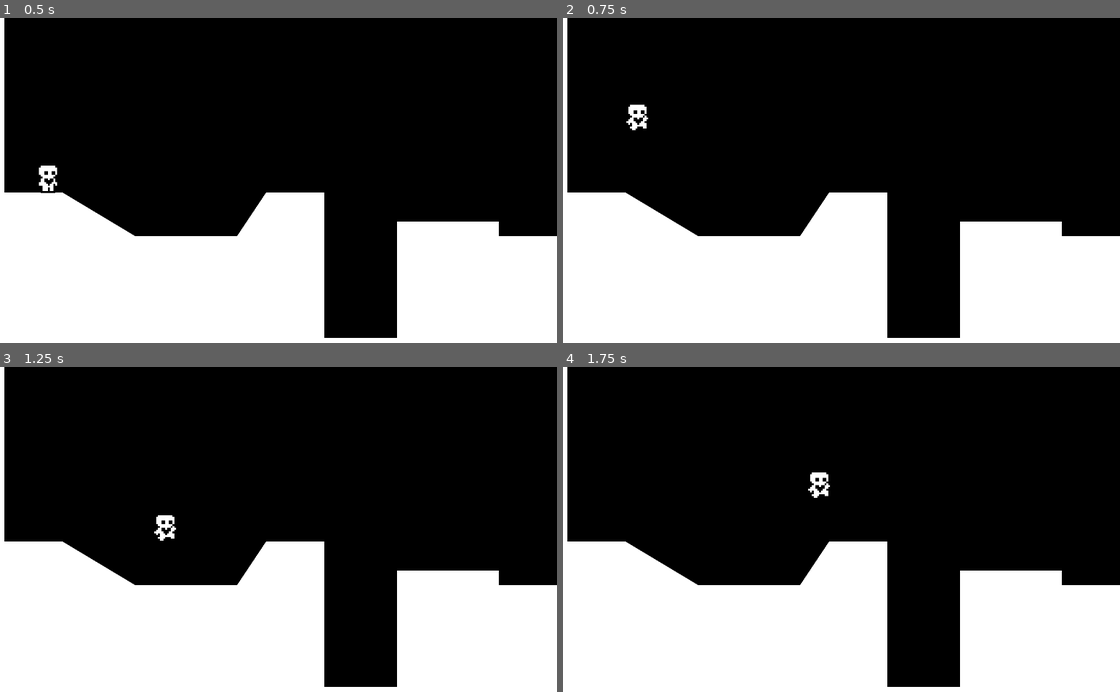
Above: before the commit, frames 1-4 (two rows, left to right).
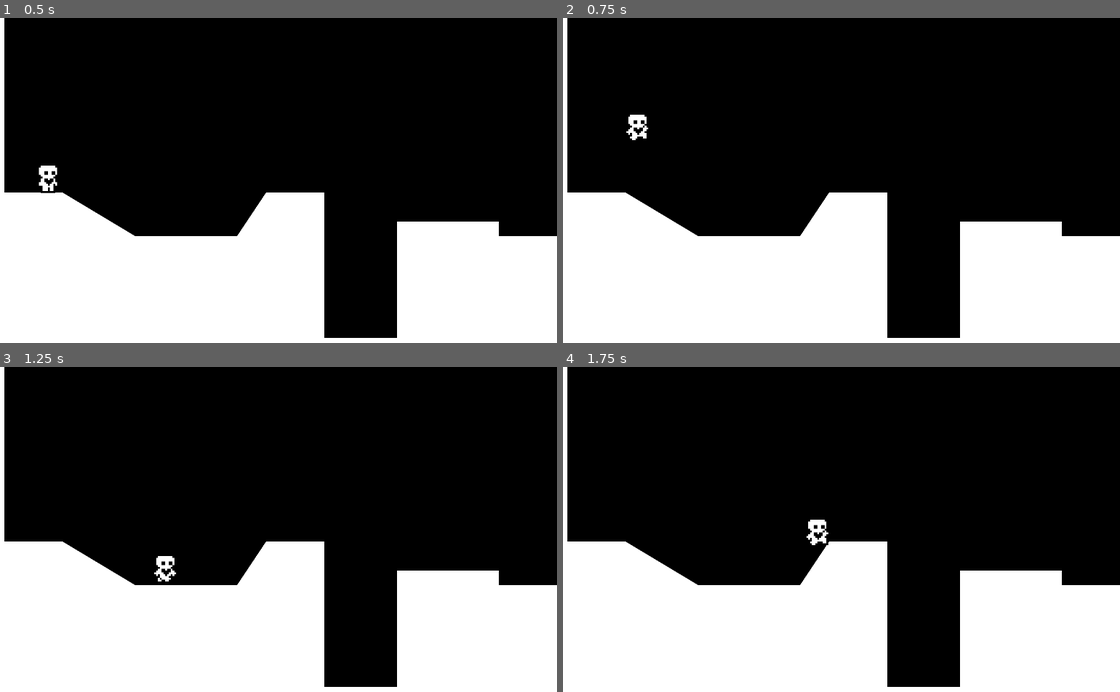
Above: after the commit, the same moments.

Repository: GreyCDevs/platformer-godot-practice
Game: Godot game, scene res://Scenes/world/world.tscn
Same seed, same stepped clock (60 frames per second), same inputs: the game is played once before the commit and once after it.
Inputs:
- Up to frame 1 (0.5 s): no input
- Up to frame 2 (0.75 s): tap Enter at 0.5 s; hold Right (ui_right) from 0.53 s (still down); tap Up (ui_up) at 0.6 s
- Up to frame 3 (1.25 s): keep holding Right (ui_right); tap Up (ui_up) at 0.77, 1.07 s
- Up to frame 4 (1.75 s): keep holding Right (ui_right); tap Up (ui_up) at 1.35, 1.52 s

Frame 1 is identical in both runs. In frame 2, 0.2% of the frame differs, in the area x 11-16%, y 26-38%; in frame 3, 0.4%; in frame 4, 0.4%, in the area x 43-49%, y 32-55%.

Commit message:
Add player movement resource

Diff:
--- /dev/null
+++ b/Resources/PlayerMovementData.gd
@@ -0,0 +1,8 @@
+class_name PlayerMovementData
+
+extends Resource
+
+@export var speed = 100.0
+@export var acceleration = 800.0
+@export var friction = 1000.0
+@export var jump_velocity = -300.0
--- /dev/null
+++ b/Scenes/player/DefaultMovementData.tres
@@ -0,0 +1,11 @@
+[gd_resource type="Resource" script_class="PlayerMovementData" load_steps=2 format=3 uid="uid://7l8un81kpk71"]
+
+[ext_resource type="Script" uid="uid://diuk0cw43lf3v" path="res://Resources/PlayerMovementData.gd" id="1_1gch4"]
+
+[resource]
+script = ExtResource("1_1gch4")
+speed = 100.0
+acceleration = 800.0
+friction = 1000.0
+jump_velocity = -300.0
+metadata/_custom_type_script = "uid://diuk0cw43lf3v"
--- a/Scenes/player/player.gd
+++ b/Scenes/player/player.gd
@@ -1,10 +1,6 @@
 extends CharacterBody2D
 
-
-const SPEED = 100.0
-const ACCELERATION = 800.0
-const FRICTION = 1000.0
-const JUMP_VELOCITY = -300.0
+@export var movement_data: PlayerMovementData
 
 @onready var animated_sprite_2d: AnimatedSprite2D = $AnimatedSprite2D
 @onready var coyote_jump_timer: Timer = $CoyoteJumpTimer
@@ -30,9 +26,10 @@
 func handle_jump() -> void:
 	if is_on_floor() or coyote_jump_timer.time_left > 0.0:
 		if Input.is_action_just_pressed("ui_up"):
-			velocity.y = JUMP_VELOCITY
-		if not is_on_floor() and (Input.is_action_just_released("ui_up") and velocity.y < JUMP_VELOCITY / 2):
-			velocity.y = JUMP_VELOCITY / 2
+			velocity.y = movement_data.jump_velocity
+	if not is_on_floor():
+		if  (Input.is_action_just_released("ui_up") and velocity.y < movement_data.jump_velocity / 2):
+			velocity.y = movement_data.jump_velocity / 2
 
 func handle_movement(input_axis: float, delta: float) -> void:
 	handle_acceleration(input_axis, delta)
@@ -40,11 +37,11 @@
 
 func apply_friction(input_axis: float, delta: float) -> void:
 	if input_axis != 0: return
-	velocity.x = move_toward(velocity.x, 0, FRICTION * delta)
+	velocity.x = move_toward(velocity.x, 0, movement_data.friction * delta)
 
 func handle_acceleration(input_axis: float, delta: float) -> void:
 	if input_axis == 0: return
-	velocity.x = move_toward(velocity.x, SPEED * input_axis, ACCELERATION * delta)
+	velocity.x = move_toward(velocity.x, movement_data.speed * input_axis, movement_data.acceleration * delta)
 
 func update_animations(input_axis: float) -> void:
 	if input_axis != 0:
--- a/Scenes/player/player.tscn
+++ b/Scenes/player/player.tscn
@@ -1,7 +1,8 @@
-[gd_scene load_steps=14 format=3 uid="uid://1rrvx57k2cva"]
+[gd_scene load_steps=15 format=3 uid="uid://1rrvx57k2cva"]
 
 [ext_resource type="Script" uid="uid://c1ojh4klimek5" path="res://Scenes/player/player.gd" id="1_eo61r"]
 [ext_resource type="Texture2D" uid="uid://bmnekjnrvdpko" path="res://Scenes/player/player.png" id="2_eo61r"]
+[ext_resource type="Resource" uid="uid://7l8un81kpk71" path="res://Scenes/player/DefaultMovementData.tres" id="2_mxepk"]
 
 [sub_resource type="AtlasTexture" id="AtlasTexture_eo61r"]
 atlas = ExtResource("2_eo61r")
@@ -88,8 +89,9 @@
 position = Vector2(-8, -8)
 floor_constant_speed = true
 floor_max_angle = 1.0472
-floor_snap_length = 2.0
+floor_snap_length = 3.0
 script = ExtResource("1_eo61r")
+movement_data = ExtResource("2_mxepk")
 
 [node name="AnimatedSprite2D" type="AnimatedSprite2D" parent="."]
 position = Vector2(8, -2)
Not shown, added: Resources/PlayerMovementData.gd.uid
